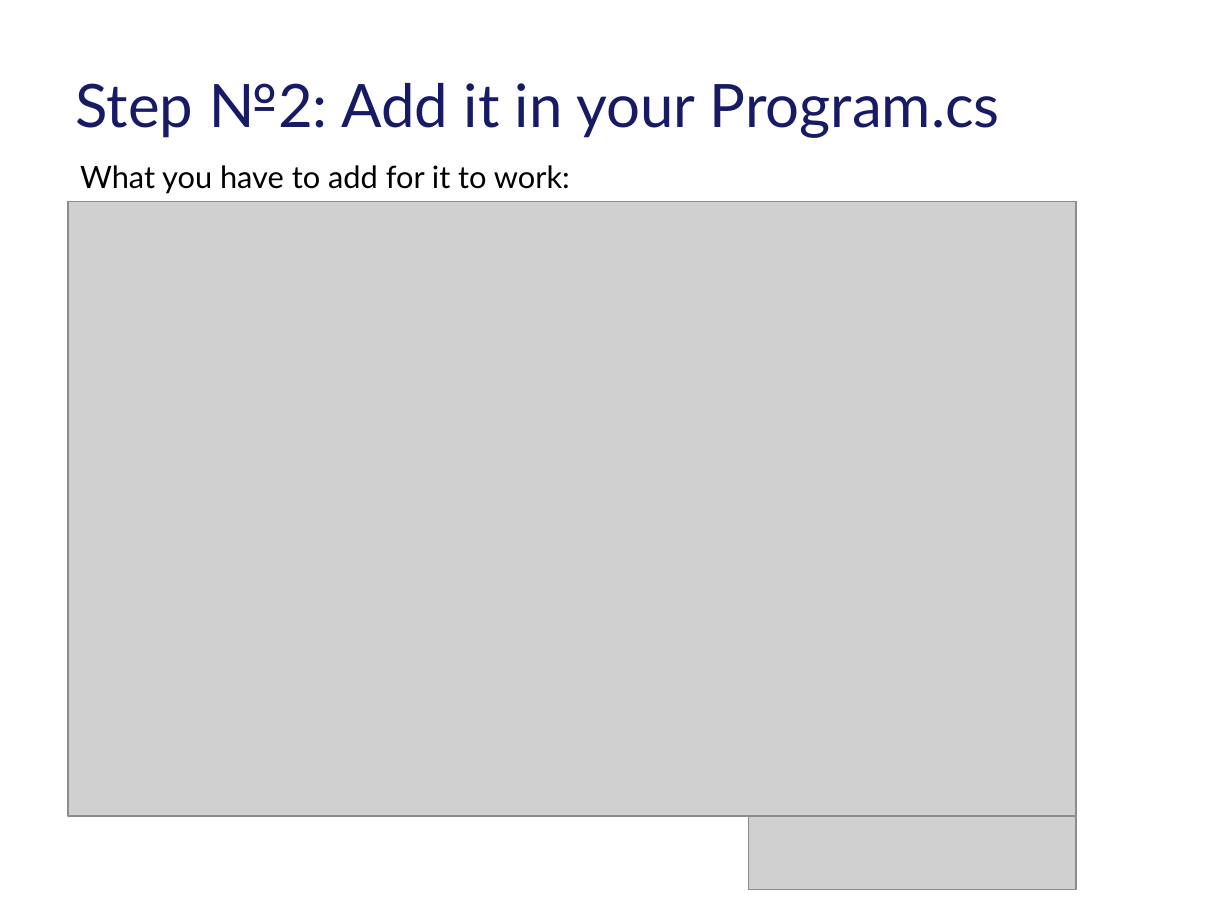
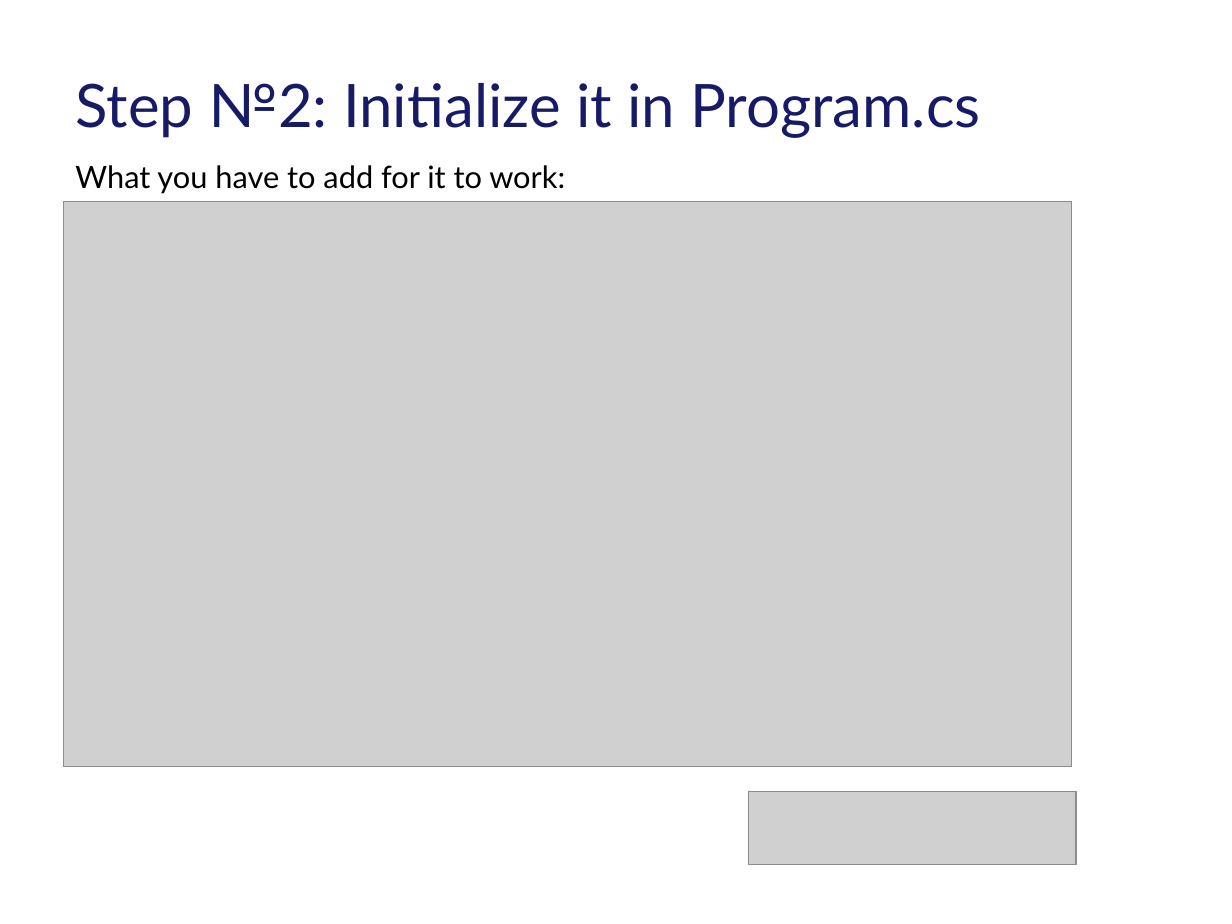
Before and after one commit to tarasiscom/Lv-273, a slide deck: slide 15 of education/Exception_Handling_In_Core_Puhach_Ivan.pptx. Drawn at 1232x924 pixels with LibreOffice and Linux fonts; fonts in the diff are those of the drawing; grey boxes stand for pictures; background and template pictures are left out. Boxes give left, top, right and bottom in pixels: in the first picture for what was removed or moved away, otherwise in the second. Text is boxed around its words. In the diff, an @@ line names an element or a change of style, - is before the commit and + after.

```diff
--- a/education/Exception_Handling_In_Core_Puhach_Ivan.pptx
+++ b/education/Exception_Handling_In_Core_Puhach_Ivan.pptx
@@ title at (x1=76, y1=83, x2=981, y2=138): text changed @@
-Step №2: Add it in your Program.cs
+Step №2: Initialize it in Program.cs
@@ text "What you have to add ..." moved from (x1=80, y1=165, x2=570, y2=194) to (x1=75, y1=165, x2=565, y2=194) @@
@@ picture resized from (x1=68, y1=201, x2=1076, y2=816) to (x1=63, y1=201, x2=1071, y2=766) @@
@@ picture moved from (x1=749, y1=817, x2=1077, y2=891) to (x1=749, y1=791, x2=1077, y2=865) @@
```
Also in this commit, not shown: 5 other slides changed, 1 slide added, 3 other files.
